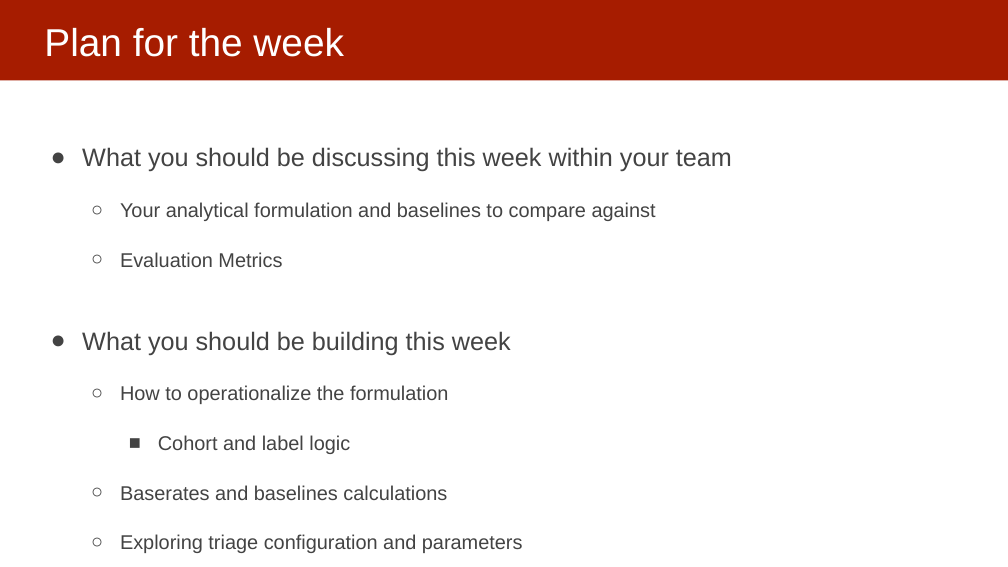
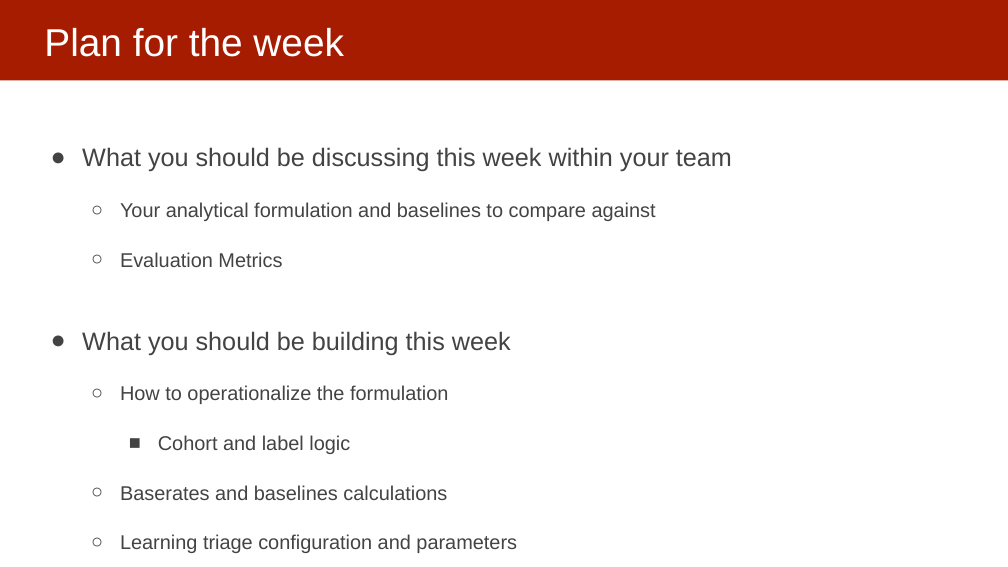
Before and after one commit to dssg/mlforpublicpolicylab, a slide deck: slide 3 of Lectures/10-model-selection-and-validation-part-1.pptx (slide 5 before the commit). Drawn at 1008x567 pixels with LibreOffice and Linux fonts; fonts in the diff are those of the drawing. Boxes give left, top, right and bottom in pixels: in the first picture for what was removed or moved away, otherwise in the second. Text is boxed around its words. In the diff, an @@ line names an element or a change of style, - is before the commit and + after.

```diff
--- a/Lectures/10-model-selection-and-validation-part-1.pptx
+++ b/Lectures/10-model-selection-and-validation-part-1.pptx
@@ text at [120,534,517,553]: text changed @@
-  ○ Exploring triage configuration and parameters
+  ○ Learning triage configuration and parameters
```
Also in this commit, not shown: 4 other slides changed, 1 slide added, 2 slides removed.
